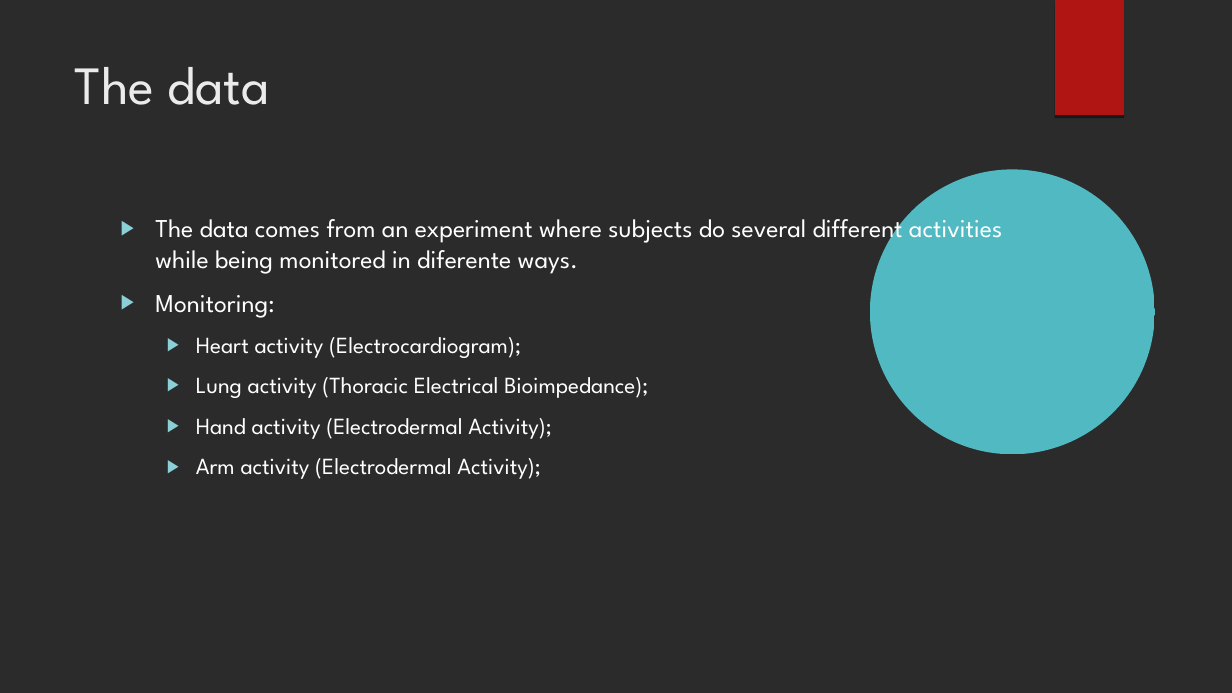
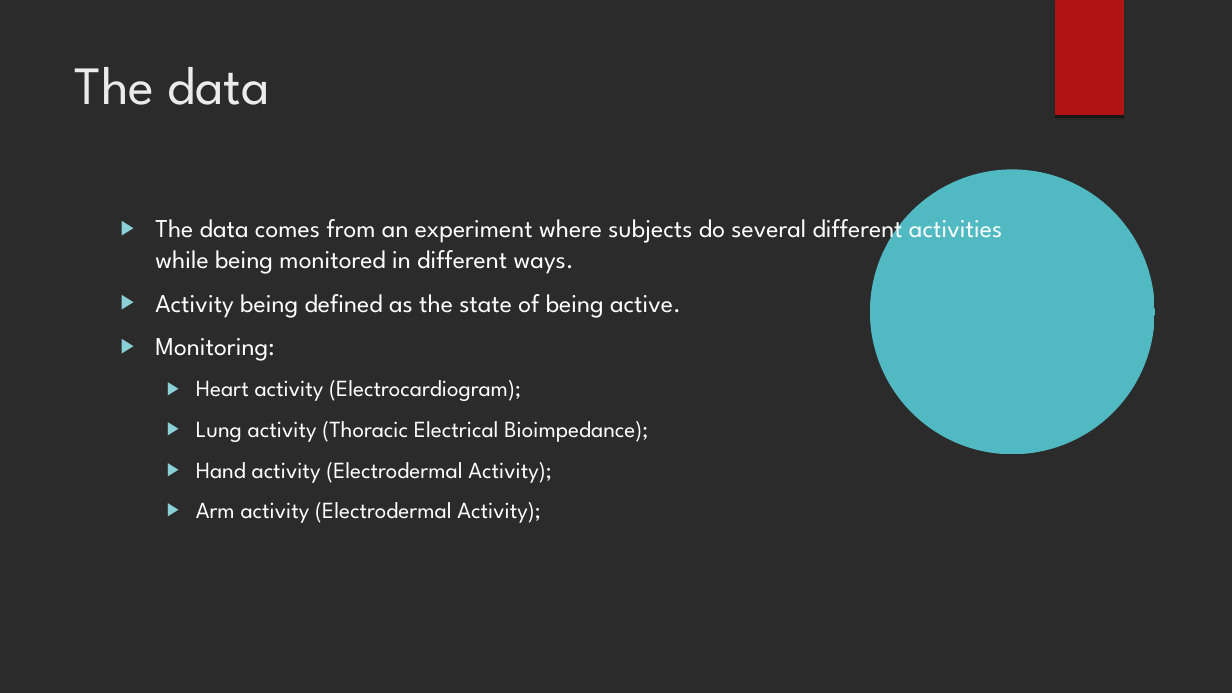
Before and after one commit to xaviersantos/dm, a slide deck: slide 3 of project_last/presentation.odp. Drawn at 1232x693 pixels with LibreOffice and Linux fonts; fonts in the diff are those of the drawing; background and template pictures are left out; a plain dark background stands for a picture behind light text. Boxes give left, top, right and bottom in pixels: in the first picture for what was removed or moved away, otherwise in the second. Text is boxed around its words. In the diff, an @@ line names an element or a change of style, - is before the commit and + after.

```diff
--- a/project_last/presentation.odp
+++ b/project_last/presentation.odp
@@ text at [155,211,1002,318]: text changed @@
-▶ The data comes from an experiment where subjects do several different activities while being monitored in diferente ways.
+▶ The data comes from an experiment where subjects do several different activities while being monitored in different ways.
+▶ Activity being defined as the state of being active.
```
Also in this commit, not shown: 4 other slides changed, 1 slide added.
